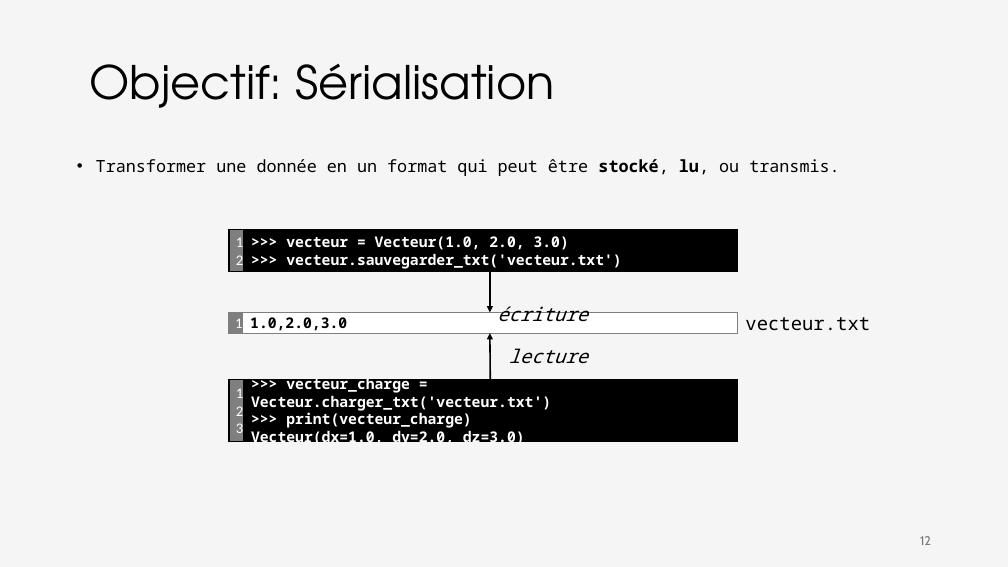
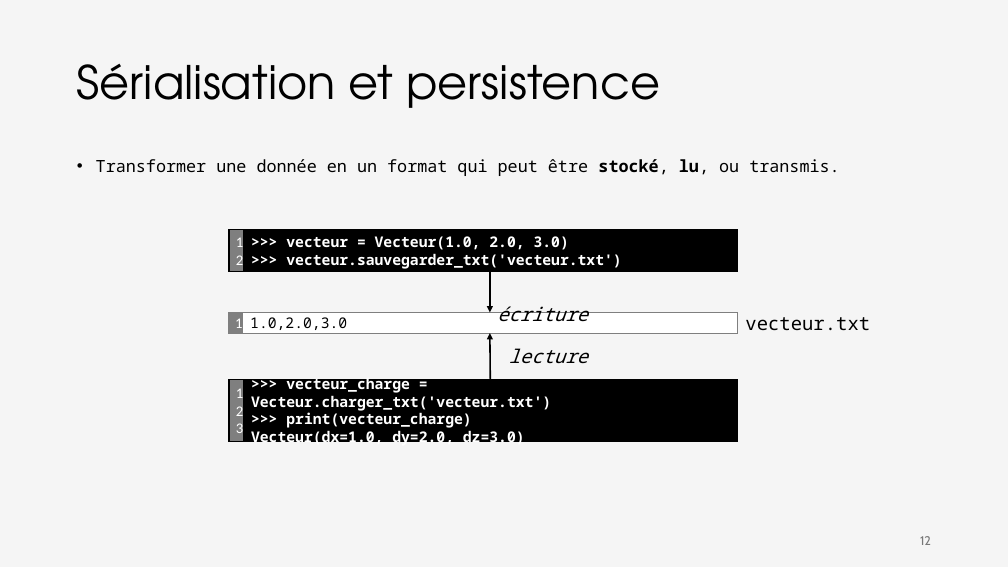
Before and after one commit to iannickgagnon/sagedays_iannick_2026, a slide deck: slide 12 of python_2/presentation_python_2.pptx. Drawn at 1008x567 pixels with LibreOffice and Linux fonts; fonts in the diff are those of the drawing. Boxes give left, top, right and bottom in pixels: in the first picture for what was removed or moved away, otherwise in the second. Text is boxed around its words. In the diff, an @@ line names an element or a change of style, - is before the commit and + after.

```diff
--- a/python_2/presentation_python_2.pptx
+++ b/python_2/presentation_python_2.pptx
@@ title at (x1=77, y1=64, x2=660, y2=108): text changed @@
-Objectif: Sérialisation
+Sérialisation et persistence
@@ rectangle "1.0,2.0,3.0" at (x1=243, y1=312, x2=737, y2=333): bold off @@
```
Also in this commit, not shown: 1 other slide changed, 3 slides added.
